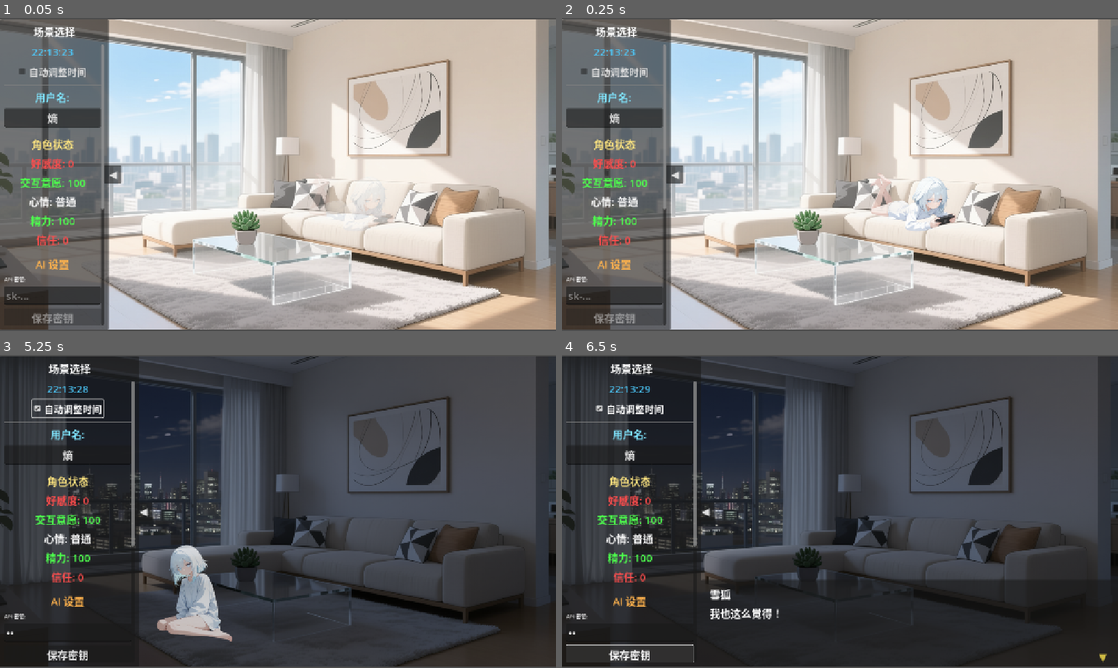
Above: before the commit, frames 1-4 (two rows, left to right).
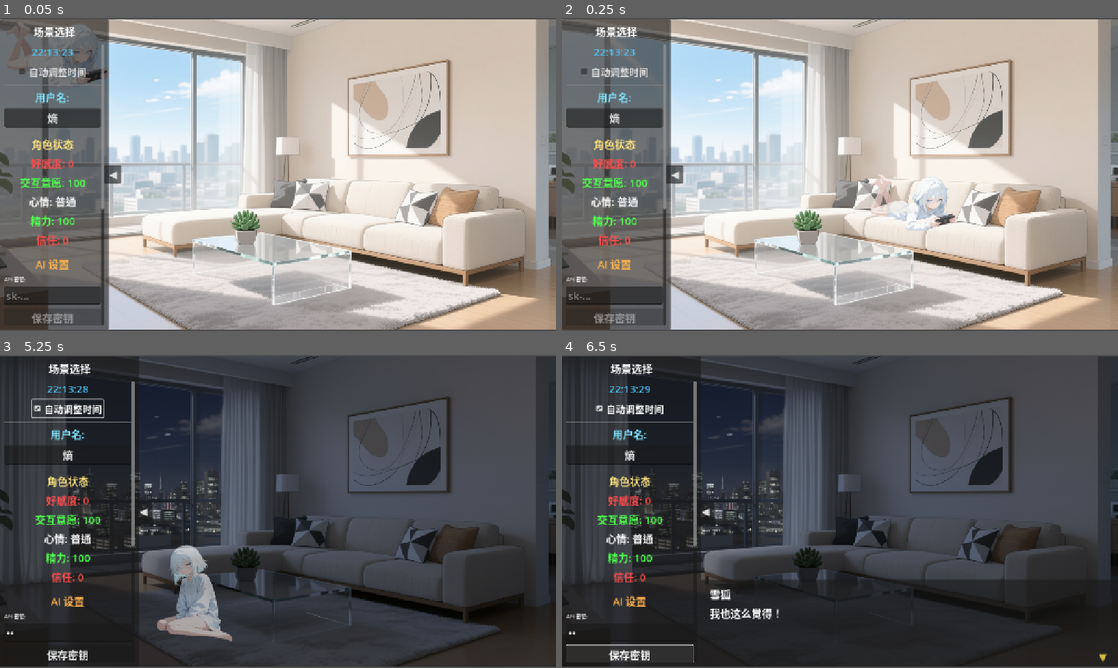
Above: after the commit, the same moments.

Repository: xhc2008/CABM-ED
Game: Godot game, scene res://scripts/main.tscn
Two runs of this game, one before a commit and one after it. Both use one fixed random seed, a clock stepped at 60 frames per second and the inputs below.
Inputs (mouse positions are in pixels of both pictures, inside the frame that each line leads up to):
- Up to frame 1 (0.05 s): no input
- Up to frame 2 (0.25 s): no input
- Up to frame 3 (5.25 s): click (50, 633) at 0.52 s; type "12" at 0.6 s; click (350, 539) at 1.25 s; click "自动调整时间" at 2 s; click "保存密钥" at 2.75 s; click "◀" at 3.5 s; click "▶" at 4.25 s; click "自动调整时间" at 5 s
- Up to frame 4 (6.5 s): click "保存密钥" at 5.75 s

The runs differ from the first frame. In frame 1, 0.7% of the frame differs, in the area x 1-71%, y 1-68%; in frame 2, less than 0.1%; in frame 3, 1.0%, in the area x 28-42%, y 60-90%; in frame 4, nothing differs.

Commit message:
fix: 加载位置

Diff:
--- a/scripts/character.gd
+++ b/scripts/character.gd
@@ -140,6 +140,10 @@
 		custom_minimum_size = texture_normal.get_size()
 		size = texture_normal.get_size()
 
+		# 等待背景和场景完全准备好
+		await get_tree().process_frame
+		await get_tree().process_frame
+
 		# 更新位置和缩放
 		_update_position_and_scale_from_preset()
 
--- a/scripts/main.gd
+++ b/scripts/main.gd
@@ -230,6 +230,13 @@
 		print("图片不存在: ", image_path)
 		# 显示占位符
 		background.texture = null
+
+	# 等待背景纹理完全加载和渲染
+	await get_tree().process_frame
+	await get_tree().process_frame
+
+	# 计算场景区域，确保角色加载时可以使用正确的坐标
+	_calculate_scene_rect()
 
 	# 加载角色到新场景
 	character.load_character_for_scene(scene_id)
--- a/scripts/save_manager.gd
+++ b/scripts/save_manager.gd
@@ -11,8 +11,8 @@
 var save_data: Dictionary = {}
 var auto_save_timer: Timer
 var is_auto_save_enabled: bool = true
-var auto_save_interval: float = 300.0  # 默认5分钟
-var enable_instant_save: bool = true  # 启用即时保存
+var auto_save_interval: float = 300.0 # 默认5分钟
+var enable_instant_save: bool = true # 启用即时保存
 
 signal save_completed(slot: int)
 signal load_completed(slot: int)
